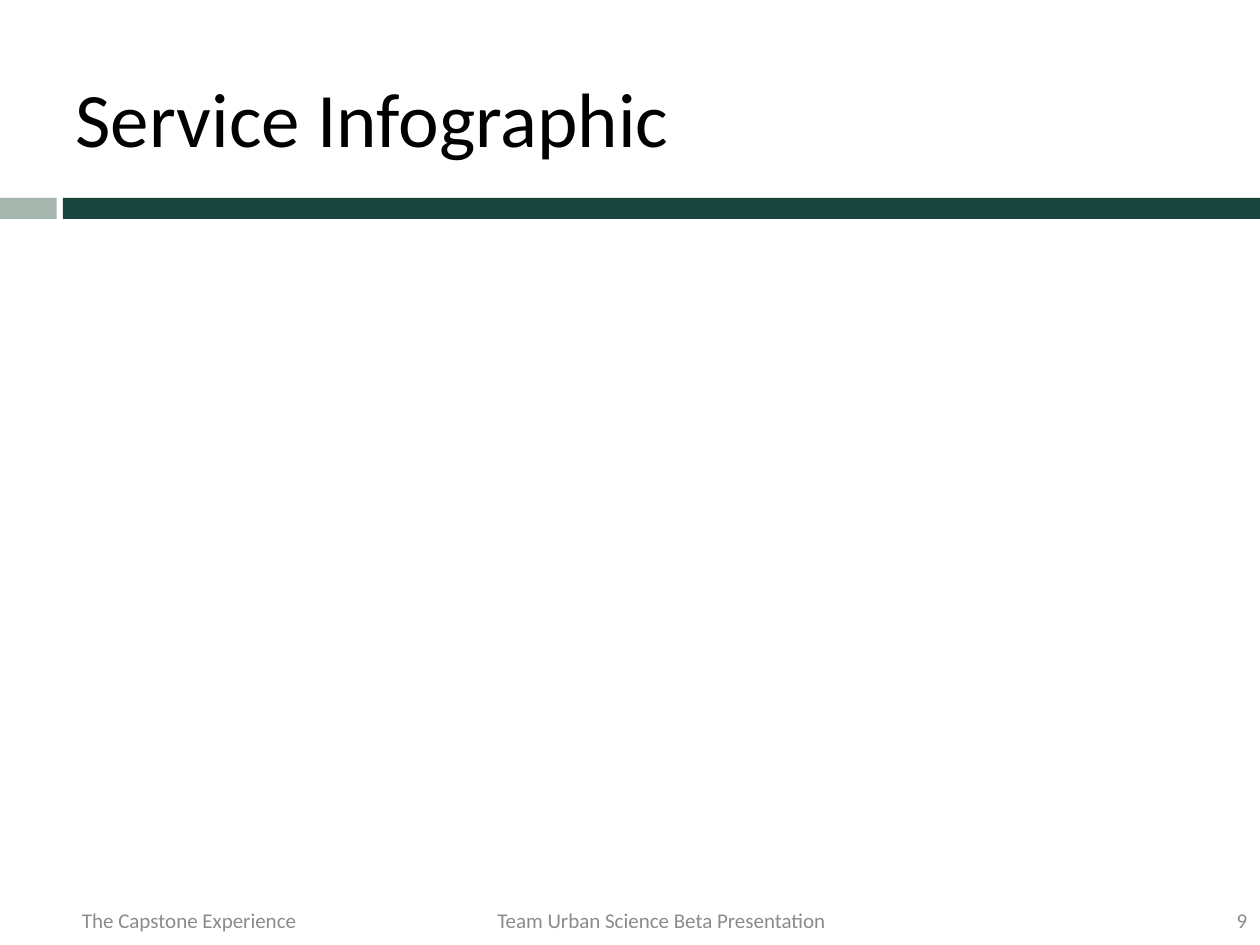
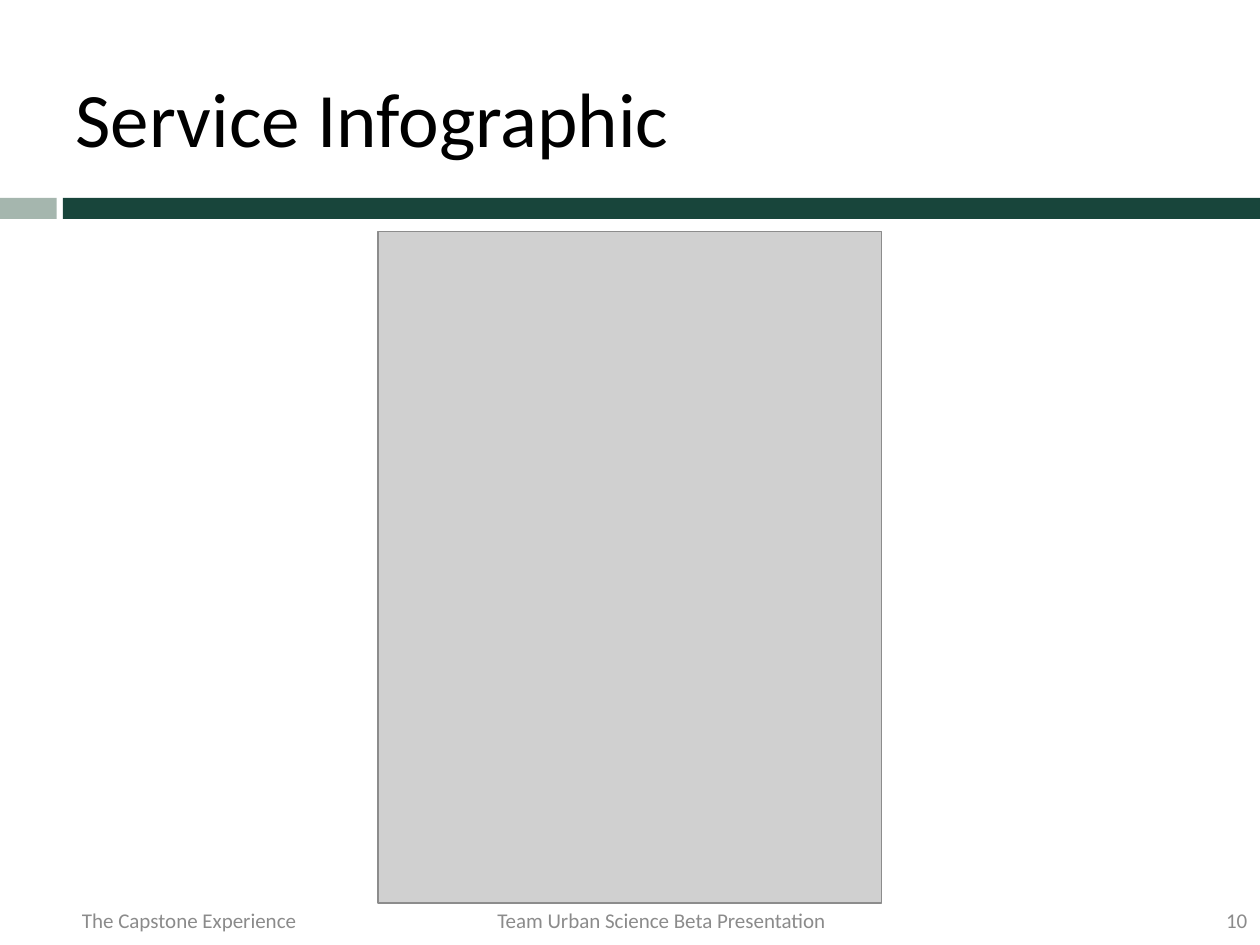
Before and after one commit to msu-capstone-team-urban-science/infographic-generator, a slide deck: slide 10 of documents/presentations/beta-presentation/team-urban-science-beta-presentation.pptx (slide 9 before the commit). Drawn at 1260x945 pixels with LibreOffice and Linux fonts; fonts in the diff are those of the drawing; grey boxes stand for pictures; background and template pictures are left out. Boxes give left, top, right and bottom in pixels: in the first picture for what was removed or moved away, otherwise in the second. Text is boxed around its words. In the diff, an @@ line names an element or a change of style, - is before the commit and + after.

Commit message:
Adding beta presentation screenshots

```diff
--- a/documents/presentations/beta-presentation/team-urban-science-beta-presentation.pptx
+++ b/documents/presentations/beta-presentation/team-urban-science-beta-presentation.pptx
@@ picture added at <box>378,232,882,903</box> @@
@@ page number at <box>1226,914,1247,928</box>: text changed @@
-9
+10
```
Also in this commit, not shown: 6 other slides changed, 2 slides added.
